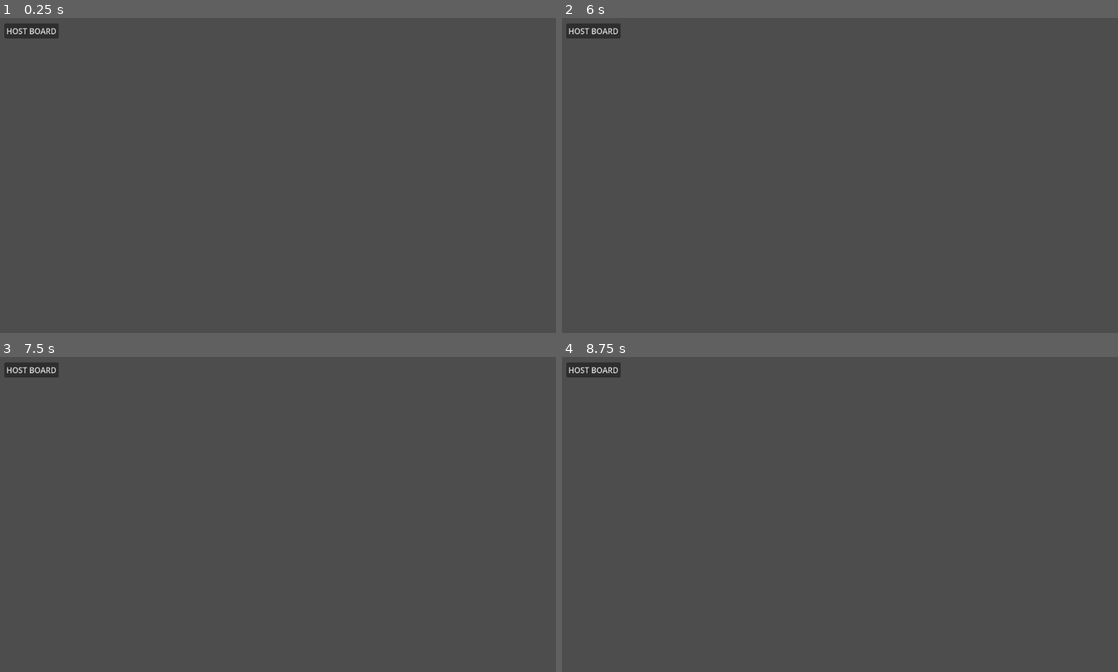
Above: before the commit, frames 1-4 (two rows, left to right).
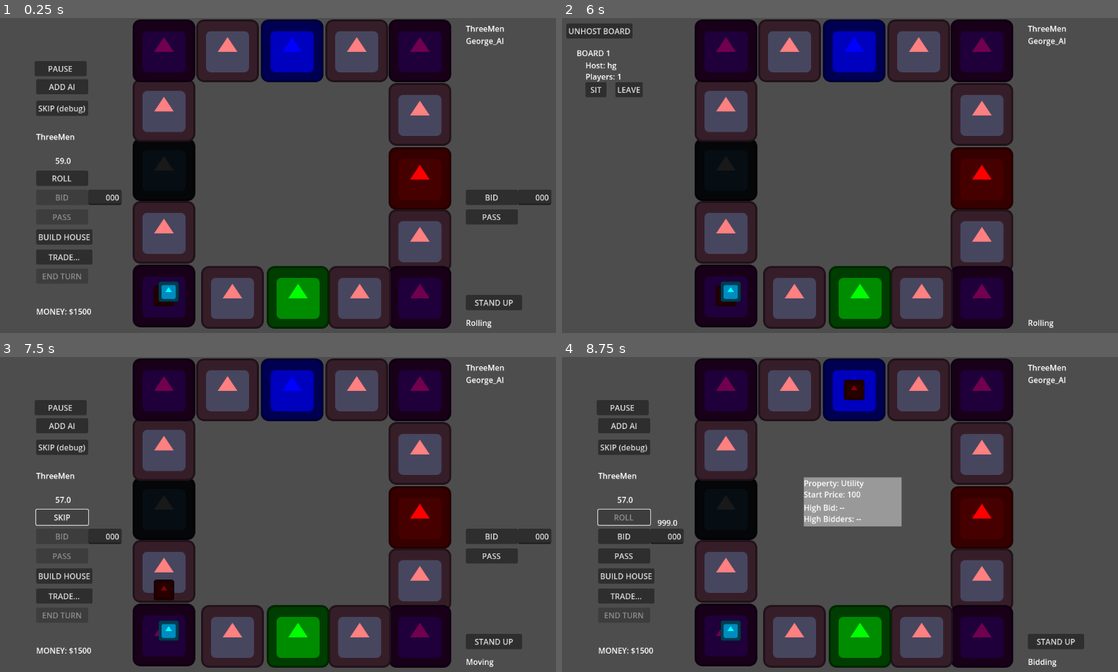
Above: after the commit, the same moments.

Repository: maclark/TheLandlordsGame
Game: Godot game, scene res://Landlord.tscn
Two runs of this game, one before a commit and one after it. Both use one fixed random seed, a clock stepped at 60 frames per second and the inputs below. The engine's default icon, where the game draws it, is replaced by a stand-in: a white triangle on a blue panel in a dark square.
Inputs (mouse positions are in pixels of both pictures, inside the frame that each line leads up to):
- Up to frame 1 (0.25 s): no input
- Up to frame 2 (6 s): click (623, 68) at 0.5 s, where only the run after the commit has a clickable "PAUSE"; click (623, 68) at 1.25 s, where only the run after the commit has a clickable "RESUME"; click (1051, 197) at 2 s, where only the run after the commit has a clickable "BID"; click (1051, 216) at 2.75 s, where only the run after the commit has a clickable "PASS"; click (623, 109) at 3.5 s, where only the run after the commit has a clickable "SKIP (debug)"; click (623, 109) at 4.25 s, where only the run after the commit has a clickable "SKIP (debug)"; click (623, 87) at 5 s, where only the run after the commit has a clickable "ADD AI"; click (1056, 301) at 5.75 s, where only the run after the commit has a clickable "STAND UP"
- Up to frame 3 (7.5 s): click (33, 429) at 6.5 s, where only the run after the commit has a clickable "SIT"; click (61, 517) at 7.25 s, where only the run after the commit has a clickable "ROLL"
- Up to frame 4 (8.75 s): click (623, 517) at 8 s, where only the run after the commit has a clickable "SKIP"

The runs differ from the first frame. In frame 1, 33% of the frame differs, in the area x 0-100%, y 0-99%; in frame 2, 29%; in frame 3, 33%; in frame 4, 35%, in the area x 0-94%, y 0-99%.
Error after the commit: Out of bounds get index '0' (on base: 'Array[Player]') (res://scripts/GameBoard.gd:488)

Commit message:
Pause/resume Not sure if noncurrent bidding works

Diff:
--- a/GameBoard.tscn
+++ b/GameBoard.tscn
@@ -154,7 +154,8 @@
 offset_bottom = 31.0
 text = "BID"
 
-[node name="LineEdit" type="LineEdit" parent="GameUI/LocalNonCurrentPlayerBidGroup/Bid2"]
+[node name="NonCurrentBidInput" type="LineEdit" parent="GameUI/LocalNonCurrentPlayerBidGroup/Bid2"]
+unique_name_in_owner = true
 layout_mode = 0
 offset_left = 106.0
 offset_right = 174.563
--- a/scripts/GameBoard.gd
+++ b/scripts/GameBoard.gd
@@ -19,6 +19,7 @@
 var game_started:			bool = false
 
 @onready var game_ui: 				Node2D = $GameUI
+@onready var start_butt: 			Button = get_node("%Start")
 @onready var noncurrent_ui:			Node2D = get_node("%LocalNonCurrentPlayerBidGroup")
 @onready var current_player_label:	Label = get_node("%CurrentPlayerLabel")
 @onready var turn_clock:			Label = get_node("%TurnClock")
@@ -51,10 +52,10 @@
 var bidder_index:			int = 0
 var top_bid:				int = 0
 var min_bid_increment:		int = 50
-var noncurrent_bid_input:	LineEdit = null
 var top_bidders:			Array[Player] = []
 var bid_button:				Label = null
 var bid_timer:				float = 0.0
+@onready var noncurrent_bid_input:	LineEdit = get_node("%NonCurrentBidInput")
 @onready var bid_input:		LineEdit = get_node("%BidInput")
 @onready var bid_clock:		Label = get_node("%BidClock")
 
@@ -89,8 +90,8 @@
 	id = new_id
 	lord = new_lord
 	host = new_host
-	var start_button: Button = get_node("%Start")
-	start_button.pressed.connect(start_game)
+	start_butt.pressed.connect(start_game)
+
 	var add_ai_button: Button = get_node("%AddAI")
 	add_ai_button.pressed.connect(add_ai)
 	var temp_skip_button: Button = get_node("%Skip")
@@ -109,6 +110,11 @@
 	current_player_money = get_node("%MoneyLabel")
 	assert(current_player_money)
 
+	var noncurrent_bid_butt = noncurrent_ui.get_node("Bid2") as Button
+	noncurrent_bid_butt.pressed.connect(noncurrent_local_player_pressed_bid)
+	var noncurrent_pass_bid_butt = noncurrent_ui.get_node("Pass2")
+	noncurrent_pass_bid_butt.pressed.connect(pass_bid) # i think ok
+
 	var square_index = 0
 	for c in $Squares.get_children():
 		if c is Square:
@@ -119,8 +125,17 @@
 
 func start_game() -> void:
 	if game_started:
+		if paused:
+			start_butt.text = "PAUSE"
+			paused = false
+			game_ui.visible = true
+		else:
+			start_butt.text = "RESUME"
+			paused = true
+			game_ui.visible = false
 		return
 
+	start_butt.text = "PAUSE"
 	game_started = true
 	paused = false
 	game_ui.visible = true
@@ -383,8 +398,8 @@
 			#TODO
 			pass
 
-	print("pay rent!: $%d" % rent)
 	if tenant.money >= rent:
+		print(tenant.nickname + " paid rent $%d(-$%d)" % [tenant.money, rent])
 		tenant.money -= rent
 		square.lord.money += rent
 		update_money(tenant)
@@ -400,6 +415,7 @@
 	bidders = players.duplicate(true)
 	bidder_index = bidders.find(current_player) - 1
 	top_bid = for_sale.base_price
+	top_bidders = []
 	bid_butt.disabled = false
 	pass_bid_butt.disabled = false
 	auction_ui.visible = true
@@ -439,9 +455,14 @@
 	auction_ui.visible = false
 	mode = Mode.WaitingForEndTurn
 	end_turn_butt.disabled = false
+	bidders = []
+	top_bidders = []
 
 func pass_bid() -> void:
+	print(bidders[bidder_index].nickname + " passes")
 	bidders.remove_at(bidder_index)
+	print(str(bidders.size()) + " bidders.size")
+	bidder_index -= 1
 	# how do i handle calling? is that allowed? i forget the rules
 	# but i thought it said something like
 	# if everyone bids the same amount, the current player gets it
@@ -469,6 +490,8 @@
 		var amount = int(noncurrent_bid_input.text)
 		if amount >= top_bid and amount >= bidder.money:
 			bid(bidder, amount)
+		else:
+			print("not enough or not high enough $")
 	else:
 		push_warning("invalid bid amount: " + noncurrent_bid_input.text)
 
@@ -488,21 +511,23 @@
 func next_bidder() -> void:
 	bidder_index = (bidder_index + 1) % bidders.size()
 	noncurrent_ui.visible = false
-	var bidder: Player = players[bidder_index]
+	var bidder: Player = bidders[bidder_index]
 	if bidder.is_ai:
-		print("next bidder is ai:" + bidder.nickname)
+		print("next bidder is ai: " + bidder.nickname)
 		if bidder.money > top_bid + min_bid_increment:
 			# let's say 50/50 they bid
-			if randf() > .5:
+			var roll = randf()
+			print("ai rolled: " + str(roll))
+			if roll > .5:
 				bid(bidder, top_bid + min_bid_increment)
 			else:
 				pass_bid()
 	elif bidder == current_player:
-		print("next bidder is current_player:" + bidder.nickname)
+		print("next bidder is current_player: " + bidder.nickname)
 		bid_butt.disabled = false
 		pass_bid_butt.disabled = false
 	elif bidder.user == current_player.user:
-		print("next bidder is local player:" + bidder.nickname)
+		print("next bidder is local player: " + bidder.nickname)
 		noncurrent_ui.visible = true
 		bid_butt.disabled = true
 		pass_bid_butt.disabled = true
--- a/scripts/Landlord.gd
+++ b/scripts/Landlord.gd
@@ -36,6 +36,12 @@
 		if line != "":
 			default_player_names.append(line)
 	file.close()
+
+	#DEBUG
+	pressed_hosting_button(hosting_button)
+	join_board(board_listings[0].id)
+	join_board(board_listings[0].id)
+	fake_user.board.start_game()
 
 func pressed_hosting_button(butt : Button) -> void:
 	# need to get user from browser somehow here
